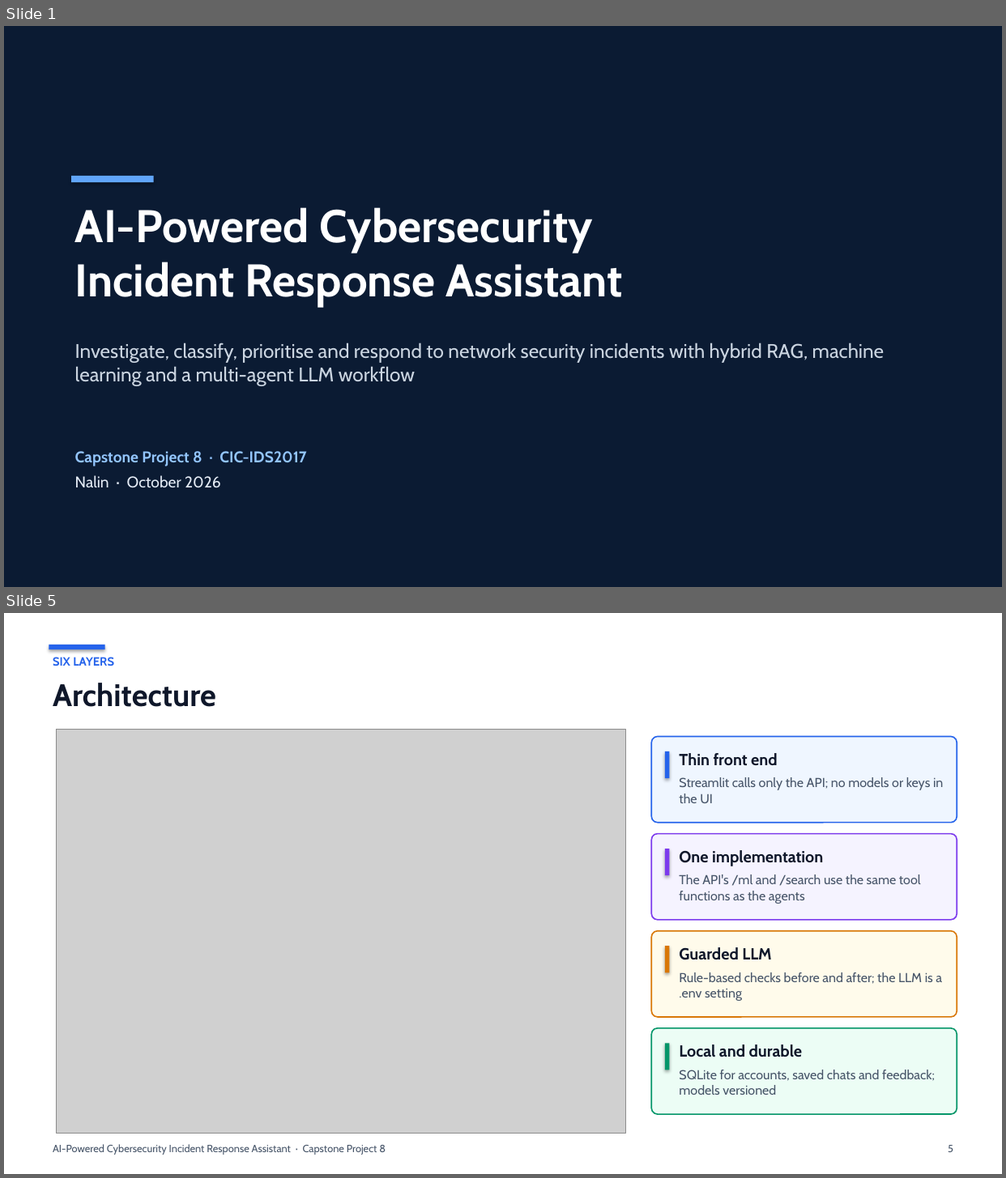
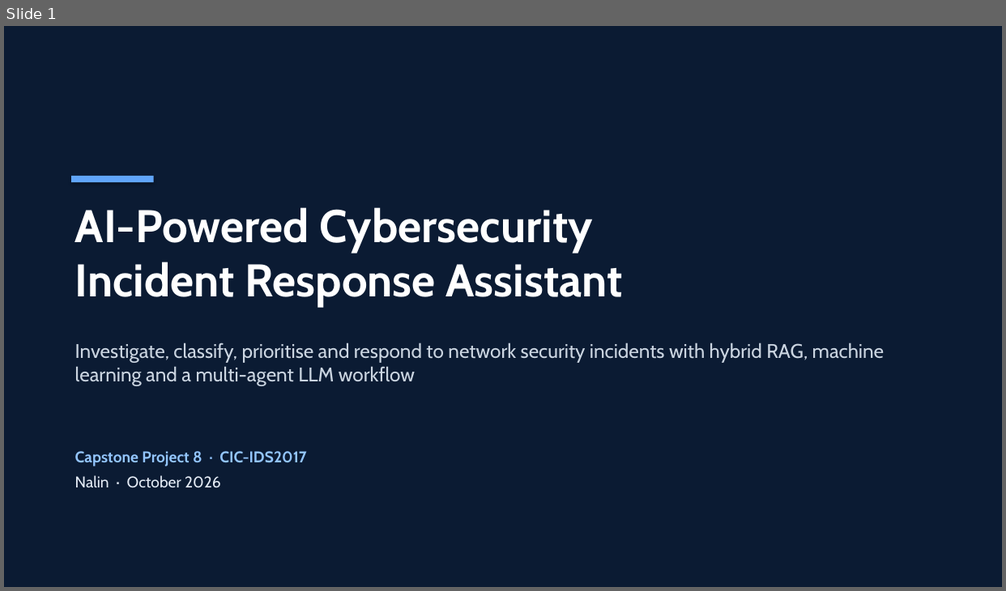
Before and after one commit to nlnkrthk/Cybersecurity-assistant, a slide deck: presentation/Project_Presentation.pptx. Shown one above the other, each under a label of ours: slides 1 and 5 before the commit, slide 1 after it; the slides between them are not shown. The pictures are 1006x1178 and 1006x591 pixels, drawn with LibreOffice and Linux fonts; fonts in the diff are those of the drawing; grey boxes stand for pictures. Boxes give left, top, right and bottom in pixels: in the first picture for what was removed or moved away, otherwise in the second. Text is boxed around its words. In the diff, an @@ line names an element or a change of style, - is before the commit and + after.

```diff
--- a/presentation/Project_Presentation.pptx
+++ b/presentation/Project_Presentation.pptx
@@ slide 5 removed at (x1=4, y1=613, x2=1002, y2=1174), background #FFFFFF @@
@@ rectangle removed at (x1=49, y1=645, x2=105, y2=649) @@
@@ text removed at (x1=53, y1=657, x2=114, y2=666) @@
-SIX LAYERS
@@ text removed at (x1=53, y1=683, x2=216, y2=707) @@
-Architecture
@@ picture removed at (x1=57, y1=729, x2=626, y2=1133) @@
@@ rounded rectangle removed at (x1=651, y1=736, x2=957, y2=823) @@
@@ rectangle removed at (x1=665, y1=752, x2=670, y2=778) @@
@@ text removed at (x1=679, y1=753, x2=943, y2=803) @@
-Thin front end
-Streamlit calls only the API; no models or keys in the UI
@@ rounded rectangle removed at (x1=651, y1=834, x2=957, y2=920) @@
@@ rectangle removed at (x1=665, y1=849, x2=670, y2=875) @@
@@ text removed at (x1=679, y1=850, x2=921, y2=904) @@
-One implementation
-The API's /ml and /search use the same tool functions as the agents
@@ rounded rectangle removed at (x1=651, y1=931, x2=957, y2=1017) @@
@@ rectangle removed at (x1=665, y1=946, x2=670, y2=973) @@
@@ text removed at (x1=679, y1=948, x2=942, y2=1001) @@
-Guarded LLM
-Rule-based checks before and after; the LLM is a .env setting
@@ rounded rectangle removed at (x1=651, y1=1029, x2=957, y2=1114) @@
@@ rectangle removed at (x1=665, y1=1043, x2=670, y2=1071) @@
@@ text removed at (x1=679, y1=1045, x2=935, y2=1095) @@
-Local and durable
-SQLite for accounts, saved chats and feedback; models versioned
@@ text removed at (x1=53, y1=1144, x2=386, y2=1155) @@
-AI-Powered Cybersecurity Incident Response Assistant · Capstone Project 8
@@ text removed at (x1=948, y1=1145, x2=953, y2=1152) @@
-5
```
Also in this commit, not shown: 5 slides changed, 9 slides added, 7 other slides removed, 2 other files.
